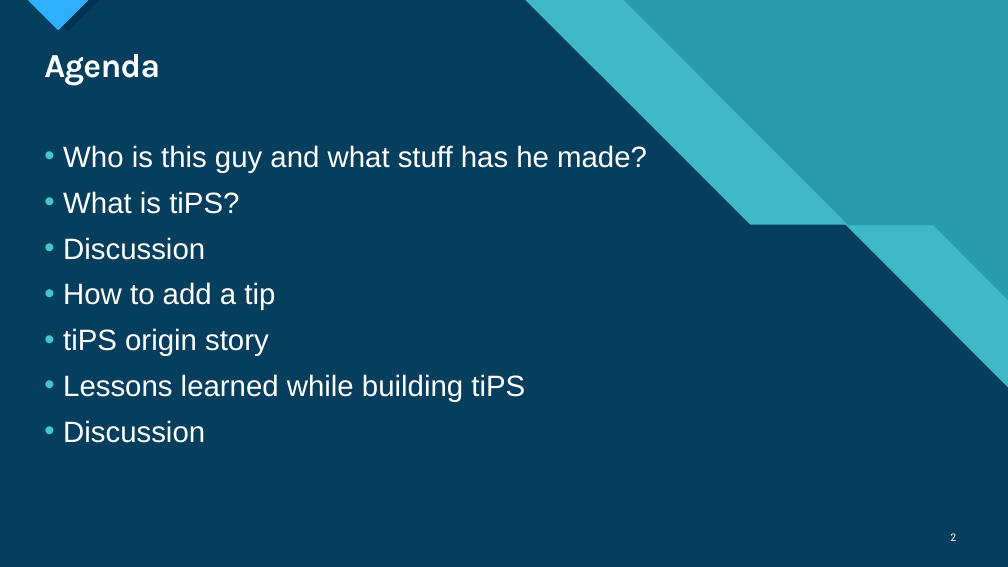
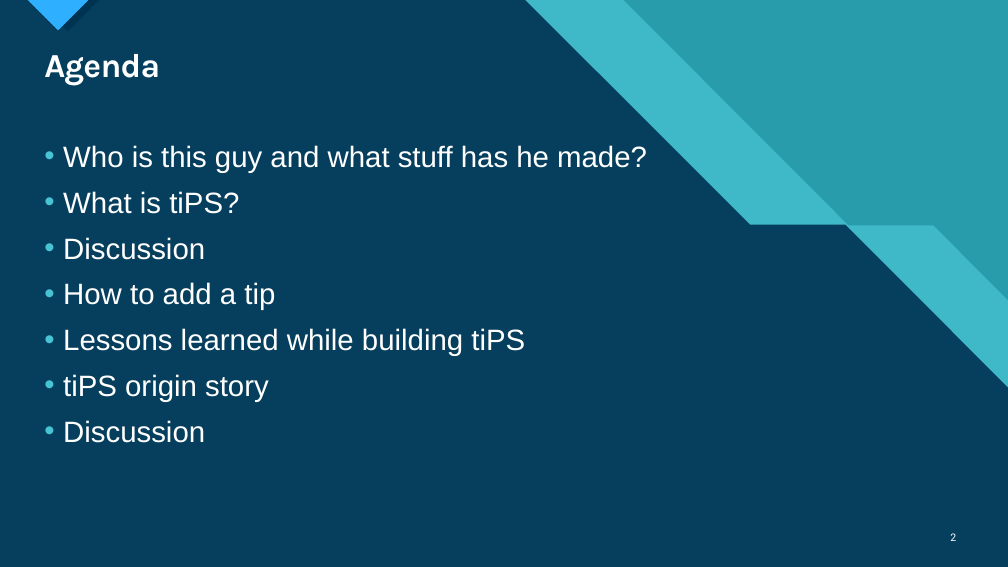
Before and after one commit to deadlydog/Presentation.tiPSWelcome, a slide deck: slide 2 of src/tiPS Welcome.pptx. Drawn at 1008x567 pixels with LibreOffice and Linux fonts; fonts in the diff are those of the drawing. Boxes give left, top, right and bottom in pixels: in the first picture for what was removed or moved away, otherwise in the second. Text is boxed around its words. In the diff, an @@ line names an element or a change of style, - is before the commit and + after.

Commit message:
docs: Update ReadMe with RTPSUG presentation video link Also commit more changes/rearranging made to the PowerPoint presentation

```diff
--- a/src/tiPS Welcome.pptx
+++ b/src/tiPS Welcome.pptx
@@ text at bbox=[63, 328, 525, 356]: paragraph added @@
+• Lessons learned while building tiPS
@@ text at bbox=[63, 374, 525, 402]: paragraph removed @@
-• Lessons learned while building tiPS
```
Also in this commit, not shown: 1 other file.
